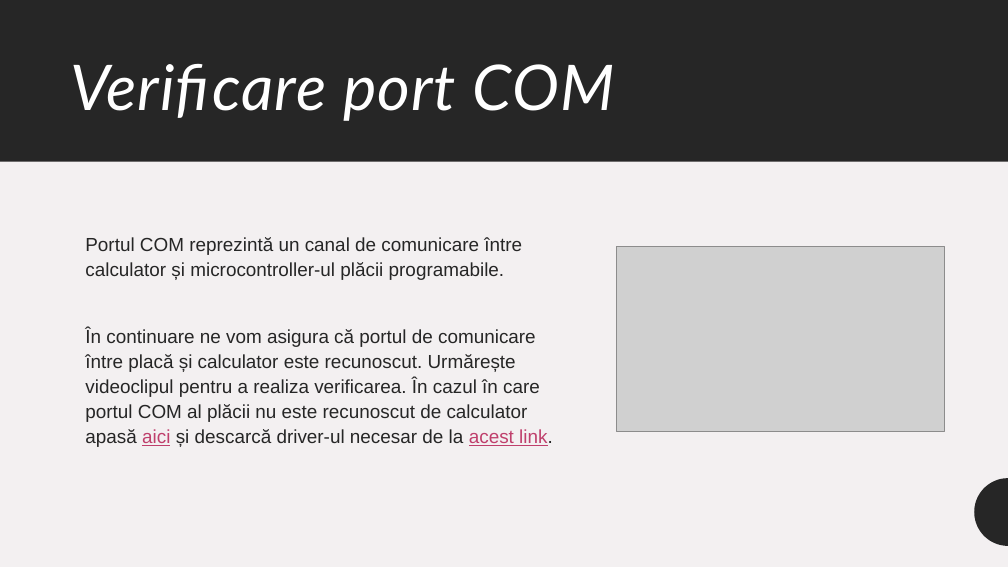
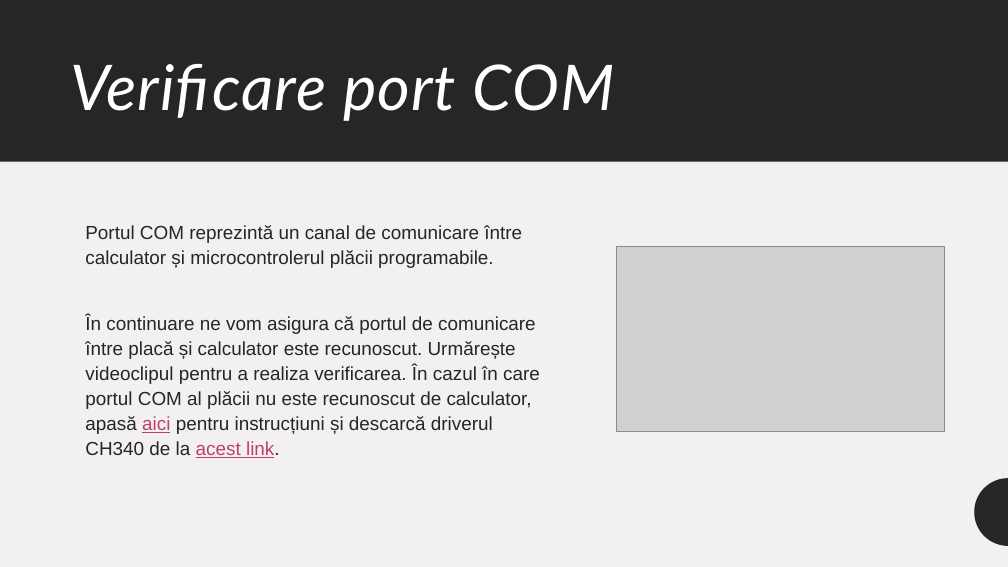
Before and after one commit to mihai-dulgheru/BazelePlaciiProgramabile, a slide deck: slide 10 of Bazele plăcii programabile.pptx. Drawn at 1008x567 pixels with LibreOffice and Linux fonts; fonts in the diff are those of the drawing; grey boxes stand for pictures. Boxes give left, top, right and bottom in pixels: in the first picture for what was removed or moved away, otherwise in the second. Text is boxed around its words. In the diff, an @@ line names an element or a change of style, - is before the commit and + after.

Commit message:
Prezentare: scheme de montaj, fără videoclip, conținut corectat
- Patru slide-uri noi după „Aplicații”, cu schemele de montaj noi
  (pasul 1, pasul 2, pașii 3-4, pasul 5), cu text alternativ.
- Slide-ul cu videoclipul demo e șters, ca și videoclipul din repo
  (prezentarea scade de la 8,7 MB la 1,5 MB).
- Corecturi de conținut: butonul reset repornește programul, pinii
  digitali și citesc, MiniCore e pachet de plăci (nu bibliotecă),
  regula de conectare a breadboard-ului, materialul rezistorului,
  anod/catod și rezistorul în serie la LED, setările din Tools.
- „Aplicații” listează pașii 1-5 ca în README, cu un singur font.
- Logo-ul Arduino are din nou imagine PNG de rezervă pentru
  aplicațiile care nu afișează SVG.
- PDF-ul e exportat din nou (25 de pagini).

```diff
--- a/Bazele plăcii programabile.pptx
+++ b/Bazele plăcii programabile.pptx
@@ text at (x1=85, y1=225, x2=540, y2=458): text changed @@
-Portul COM reprezintă un canal de comunicare între calculator și microcontroller-ul plăcii programabile.
-În continuare ne vom asigura că portul de comunicare între placă și calculator este recunoscut. Urmărește videoclipul pentru a realiza verificarea. În cazul în care portul COM al plăcii nu este recunoscut de calculator apasă aici și descarcă driver-ul necesar de la acest link.
+Portul COM reprezintă un canal de comunicare între calculator și microcontrolerul plăcii programabile.
+În continuare ne vom asigura că portul de comunicare între placă și calculator este recunoscut. Urmărește videoclipul pentru a realiza verificarea. În cazul în care portul COM al plăcii nu este recunoscut de calculator, apasă aici pentru instrucțiuni și descarcă driverul CH340 de la acest link.
```
Also in this commit, not shown: 14 other slides changed, 4 slides added, 1 slide removed, 1 other file.
